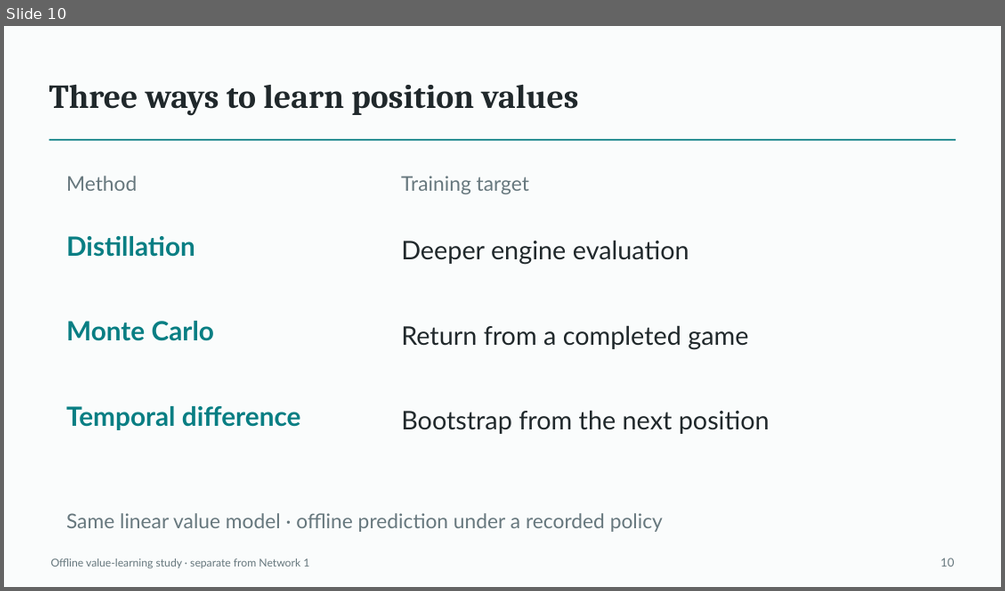
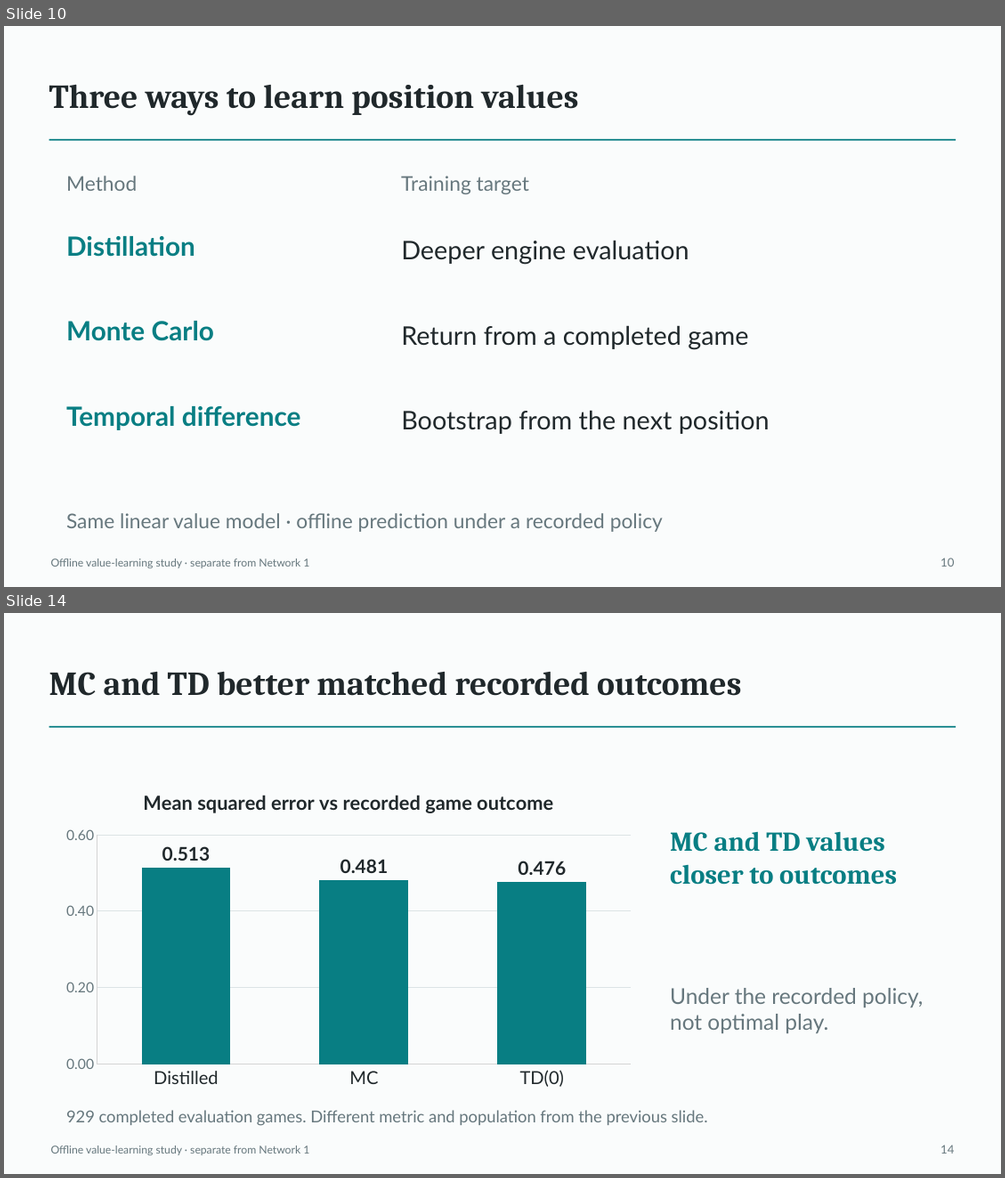
Before and after one commit to Mr-Teal/CS5446_project, a slide deck: docs/drafts/presentation-draft.pptx. Shown one above the other, each under a label of ours: slide 10 before the commit, slides 10 and 14 after it; the slides between them are not shown. The pictures are 1005x591 and 1005x1178 pixels, drawn with LibreOffice and Linux fonts; fonts in the diff are those of the drawing. Boxes give left, top, right and bottom in pixels: in the first picture for what was removed or moved away, otherwise in the second. Text is boxed around its words. In the diff, an @@ line names an element or a change of style, - is before the commit and + after.

```diff
--- a/docs/drafts/presentation-draft.pptx
+++ b/docs/drafts/presentation-draft.pptx
@@ slide 14 added at box(4, 613, 1001, 1174), background #FAFCFC @@
@@ text added at box(49, 671, 741, 696), 32.2 pt, text #20282B, bold @@
+MC and TD better matched recorded outcomes
@@ rectangle added at box(48, 726, 955, 728), fill #087E83 @@
@@ column chart added at box(55, 774, 643, 1095) @@
+title "Mean squared error vs recorded game outcome "
+categories: Distilled, MC, TD(0)
+Series 1: 0.513, 0.481, 0.476
@@ text added at box(670, 831, 897, 884), 26.2 pt, text #087E83, bold @@
+MC and TD values
+closer to outcomes
@@ text added at box(670, 988, 922, 1033), 21 pt, text #66777D @@
+Under the recorded policy,
+not optimal play.
@@ text added at box(66, 1110, 708, 1126), 15.8 pt, text #66777D @@
+929 completed evaluation games. Different metric and population from the previous slide.
@@ text added at box(51, 1145, 309, 1155), 10.5 pt, text #66777D @@
+Offline value-learning study · separate from Network 1
@@ text added at box(940, 1144, 954, 1153), 11.2 pt, text #66777D @@
+14
```
Also in this commit, not shown: 9 slides changed, 6 other slides added, 1 slide removed, 3 other files.
